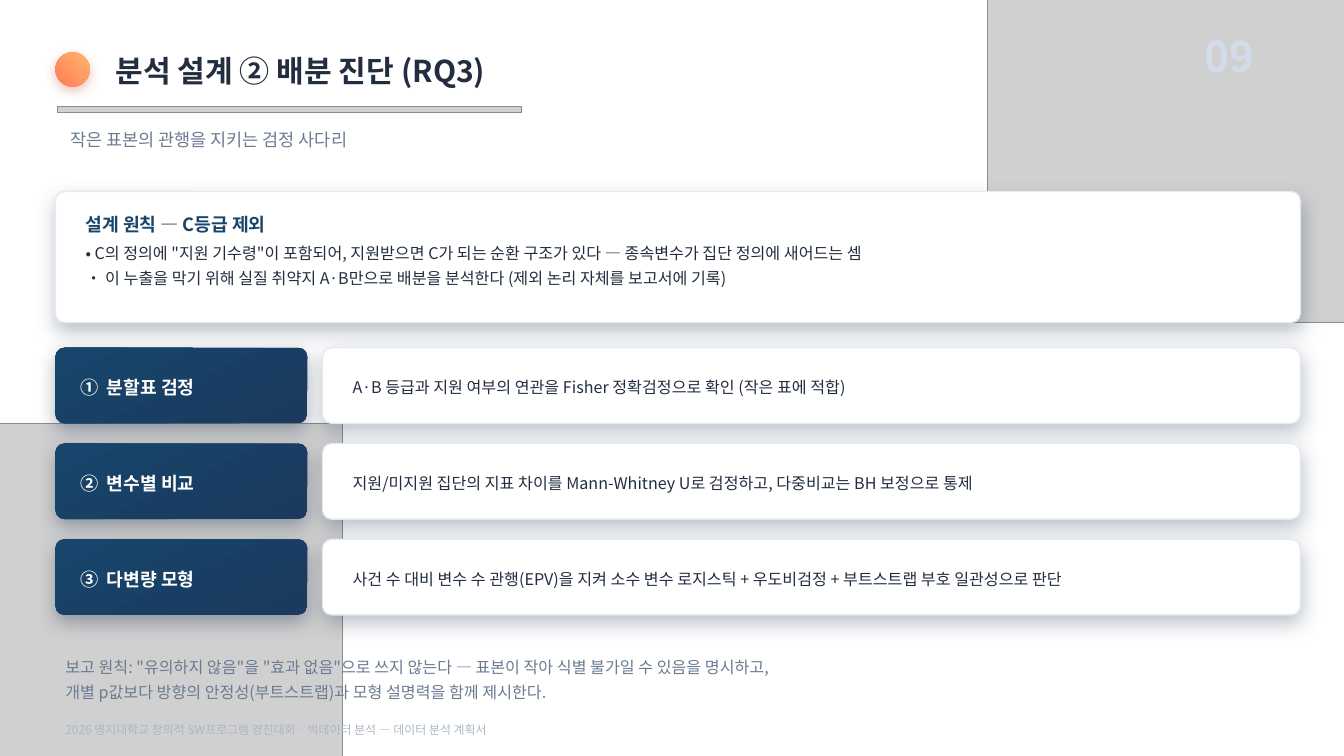
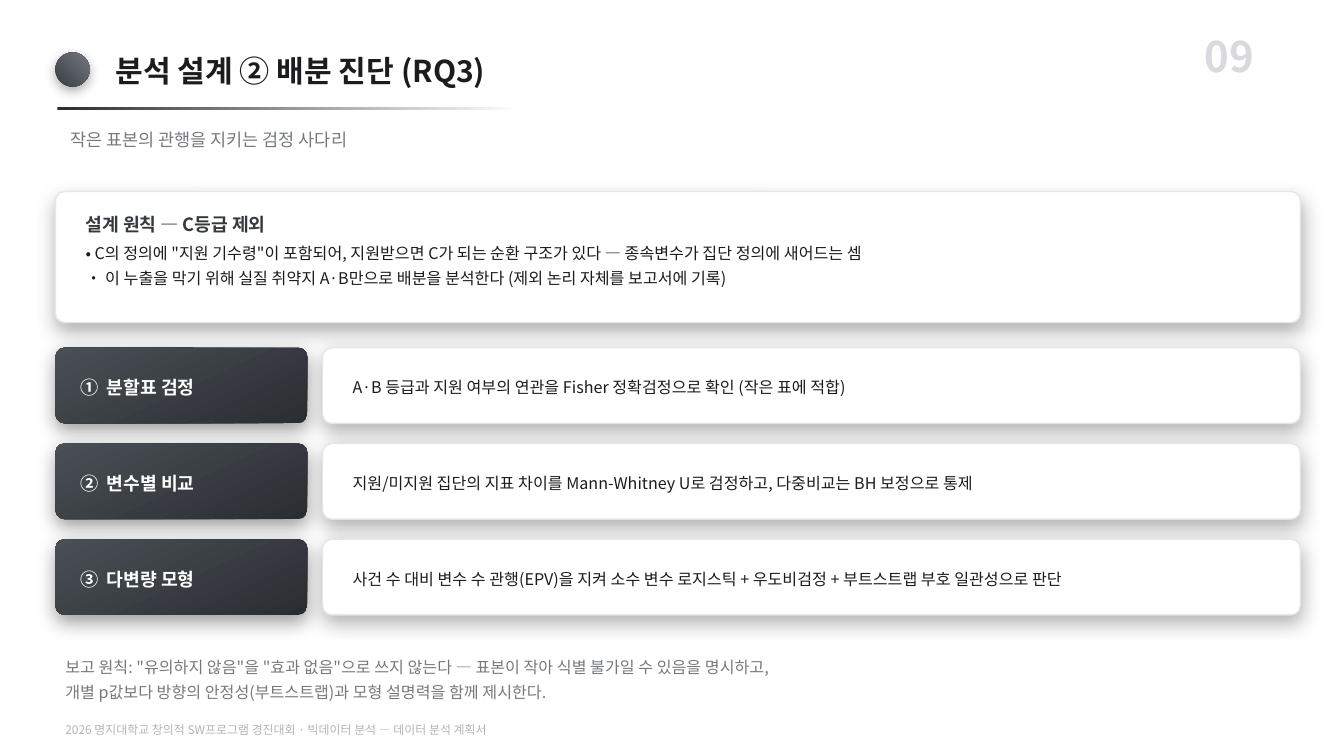
Before and after one commit to karvvan/maternity-care-policy-audit, a slide deck: slide 9 of 04_제출물/데이터분석_계획서.pptx. Drawn at 1344x756 pixels with LibreOffice and Linux fonts; fonts in the diff are those of the drawing; grey boxes stand for pictures. Boxes give left, top, right and bottom in pixels: in the first picture for what was removed or moved away, otherwise in the second. Text is boxed around its words. In the diff, an @@ line names an element or a change of style, - is before the commit and + after.

Commit message:
계획서 PPT 모노톤판으로 교체 (12장)

```diff
--- a/04_제출물/데이터분석_계획서.pptx
+++ b/04_제출물/데이터분석_계획서.pptx
@@ picture removed at (988, 0, 1344, 323) @@
@@ text added at (1204, 23, 1254, 84), 30 pt, text #D8DADD, bold @@
+09
@@ rounded rectangle at (55, 52, 90, 87): fill gradient #FF7A59 to #FFB86B to gradient #3A3F45 to #73787E; shadow changed @@
@@ picture removed at (57, 107, 521, 113) @@
@@ rectangle added at (57, 107, 521, 110), fill gradient #2A2E33 to #FFFFFF @@
@@ text "작은 표본의 관행을 지키는 검정 ..." at (70, 131, 347, 148): text colour #6A7B92 to #767A7F @@
@@ text "설계 원칙 — C등급 제외" at (86, 215, 862, 287): text colour #17456B to #33393F in "설계 원칙 — C등급 제외"; text colour #222E40 to #1C1C1E @@
@@ picture removed at (0, 423, 343, 756) @@
@@ fill gradient #1B3A5F to #17456B to gradient #2A2E33 to #4A4F55; shadow changed in 3 elements at (55, 348, 308, 423), (55, 444, 308, 519), (55, 539, 308, 615) @@
@@ outline #E4EAF2 1 pt to #E4E6E9 1 pt; shadow changed in 4 elements at (55, 192, 1301, 323), (323, 348, 1301, 423), (323, 444, 1301, 519), (323, 539, 1301, 615) @@
@@ text colour #222E40 to #1C1C1E in 4 elements at (116, 56, 485, 88), (353, 379, 845, 396), (353, 475, 973, 493), (353, 571, 1062, 588) @@
@@ text "보고 원칙: "유의하지 않음"을 "효과 ..." at (65, 659, 769, 702): text colour #6A7B92 to #767A7F @@
@@ text "2026 명지대학교 창의적 SW프로그램 경진대회 ..." at (65, 724, 487, 735): text colour #ABB7C7 to #B2B5B9 @@
```
Also in this commit, not shown: 11 other slides changed.
